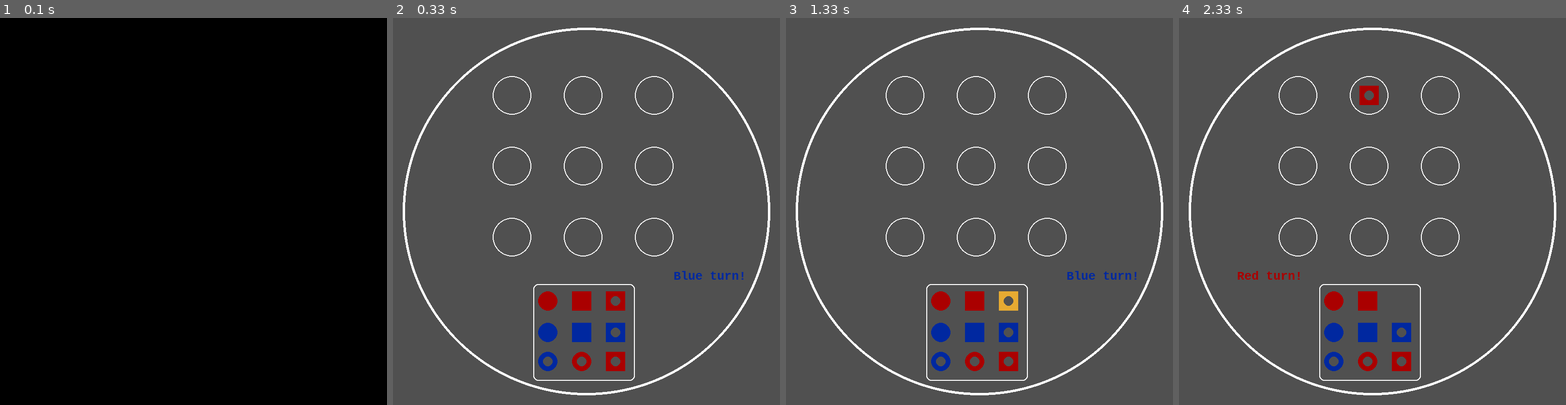
Above: before the commit, frames 1-4 (left to right).
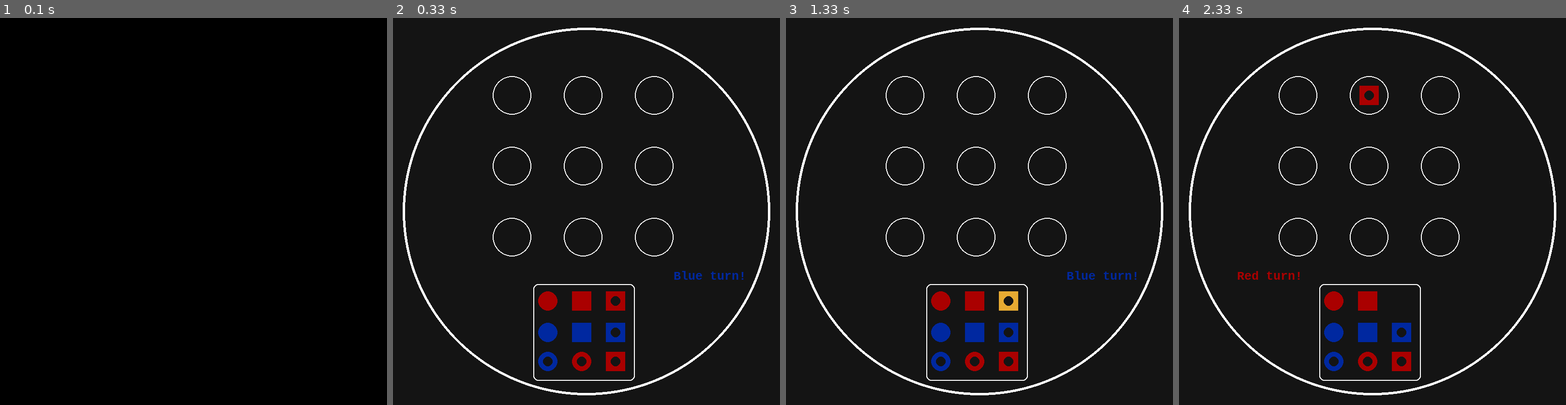
Above: after the commit, the same moments.

Repository: Jakub93-vim/PyGame
Game: pygame game, started from Quarto Game.py
Two runs of this game, one before a commit and one after it. Both use one fixed random seed, a clock stepped at 60 frames per second and the inputs below.
Inputs (mouse positions are in pixels of both pictures, inside the frame that each line leads up to):
- Up to frame 1 (0.1 s): no input
- Up to frame 2 (0.33 s): no input
- Up to frame 3 (1.33 s): click (979, 211) at 0.45 s; click (1018, 296) at 0.87 s
- Up to frame 4 (2.33 s): click (1380, 79) at 1.87 s

Frame 1 is identical in both runs. In frame 2, 95% of the frame differs, in the area x 0-100%, y 0-100%; in frame 3, 95%; in frame 4, 95%.

Commit message:
Game logic evaluation

Diff:
--- a/Quarto Game.py
+++ b/Quarto Game.py
@@ -34,7 +34,7 @@
                 self.color = (230,170,50)
             pygame.draw.circle(surface, self.color, self.position, self.size/2)
             if self.inside_circle: # token with circle in the middle
-                pygame.draw.circle(surface, (80, 80, 80), self.position, 10)
+                pygame.draw.circle(surface, (20, 20, 20), self.position, 10)
 
         if self.shape == 'rect':
             x_moved = self.middleToCorner(self.position)[0]
@@ -43,7 +43,7 @@
                 self.color = (230,170,50)
             pygame.draw.rect(surface, self.color, (x_moved,y_moved,self.size,self.size))
             if self.inside_circle:
-                pygame.draw.circle(surface, (80, 80, 80), self.position, 10)
+                pygame.draw.circle(surface, (20, 20, 20), self.position, 10)
 
 def mouseAboveToken(token): # checks whether mouse is above token
 
@@ -145,17 +145,17 @@
 
 def redrawWindow(): # window update
 
-    win.fill((80, 80, 80)) # fills with black color to remove old drawings
+    win.fill((20, 20, 20)) # fills with black color to remove old drawings
     drawGamefield(win) # draws gamefield
     for i in tokens: # draws all tokens
         i.draw(win)
     if PlayerRed:
 
-        label = myfont.render("Player Red wins!", 1, (0, 0, 0))
+        label = myfont.render("Player Red wins!", 1, (red))
         win.blit(label, (20, 20))
     if PlayerBlue:
 
-        label = myfont.render("Player Blue wins!", 1, (0, 0, 0))
+        label = myfont.render("Player Blue wins!", 1, (blue))
         win.blit(label, (540, 20))
     pygame.display.update()
 
